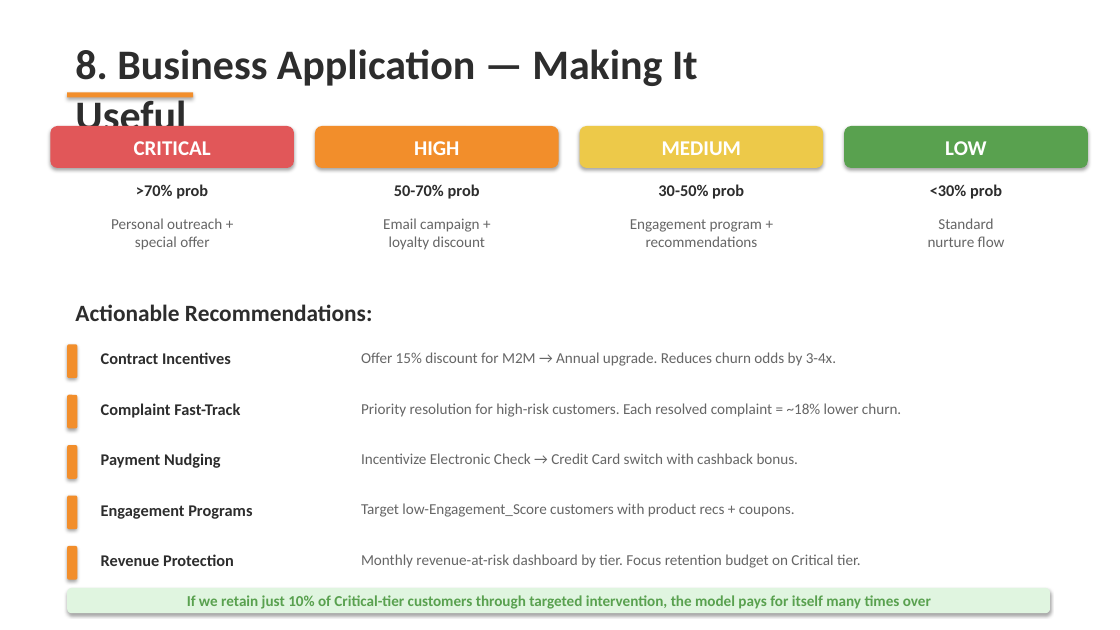
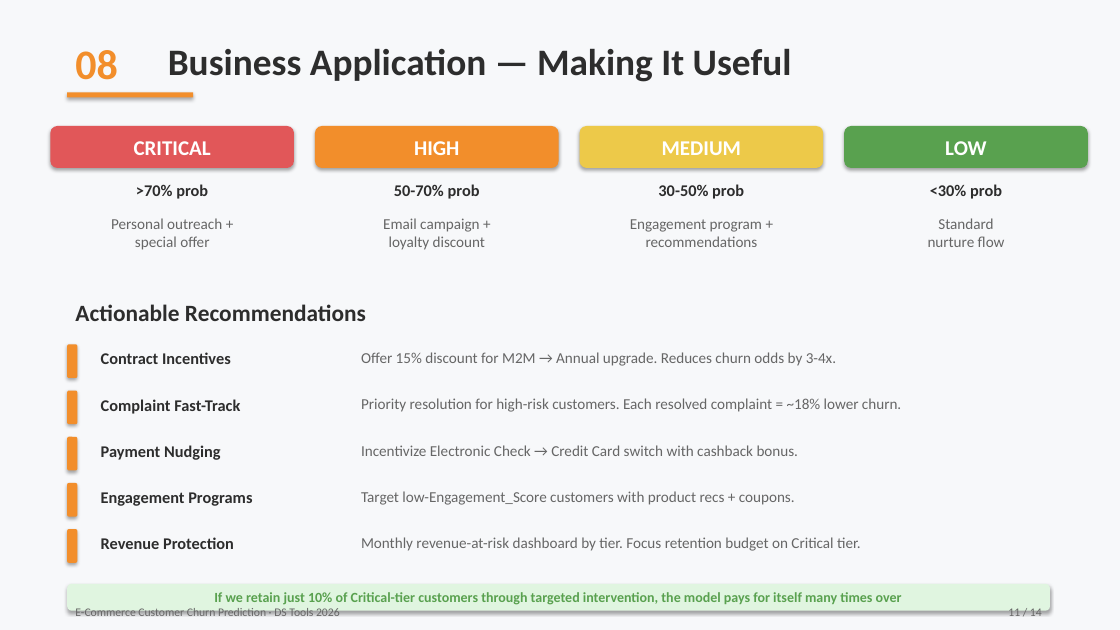
Before and after one commit to ZeyadZaher03/dstools, a slide deck: slide 11 of Churn_Prediction_Presentation.pptx (slide 10 before the commit). Drawn at 1120x630 pixels with LibreOffice and Linux fonts; fonts in the diff are those of the drawing. Boxes give left, top, right and bottom in pixels: in the first picture for what was removed or moved away, otherwise in the second. Text is boxed around its words. In the diff, an @@ line names an element or a change of style, - is before the commit and + after.

```diff
--- a/Churn_Prediction_Presentation.pptx
+++ b/Churn_Prediction_Presentation.pptx
@@ background #FFFFFF to #F7F8FA @@
@@ text added at (x1=75, y1=50, x2=118, y2=80), 36 pt, text #F28E2B, bold @@
+08
@@ text at (x1=168, y1=48, x2=792, y2=82): text changed; size 36 to 32 pt @@
-8. Business Application — Making It Useful
+Business Application — Making It Useful
@@ text at (x1=75, y1=304, x2=366, y2=321): text changed @@
-Actionable Recommendations:
+Actionable Recommendations
@@ 2 rounded rectangles, 2 texts moved together from (x1=67, y1=395, x2=1050, y2=613) to (x1=67, y1=391, x2=1050, y2=611) @@
@@ 2 texts, 1 rounded rectangle moved together from (x1=67, y1=445, x2=799, y2=479) to (x1=67, y1=437, x2=799, y2=471) @@
@@ 4 texts, 2 rounded rectangles moved together from (x1=67, y1=496, x2=861, y2=580) to (x1=67, y1=483, x2=861, y2=563) @@
@@ rounded rectangle "If we retain just 10% ..." at (x1=67, y1=584, x2=1050, y2=611): size 13 to 12 pt @@
@@ text added at (x1=75, y1=608, x2=340, y2=619), 10 pt, text #666666 @@
+E-Commerce Customer Churn Prediction · DS Tools 2026
@@ text added at (x1=1008, y1=608, x2=1042, y2=619), 10 pt, text #666666 @@
+11 / 14
```
Also in this commit, not shown: 12 other slides changed, 1 slide added, 6 other files.
